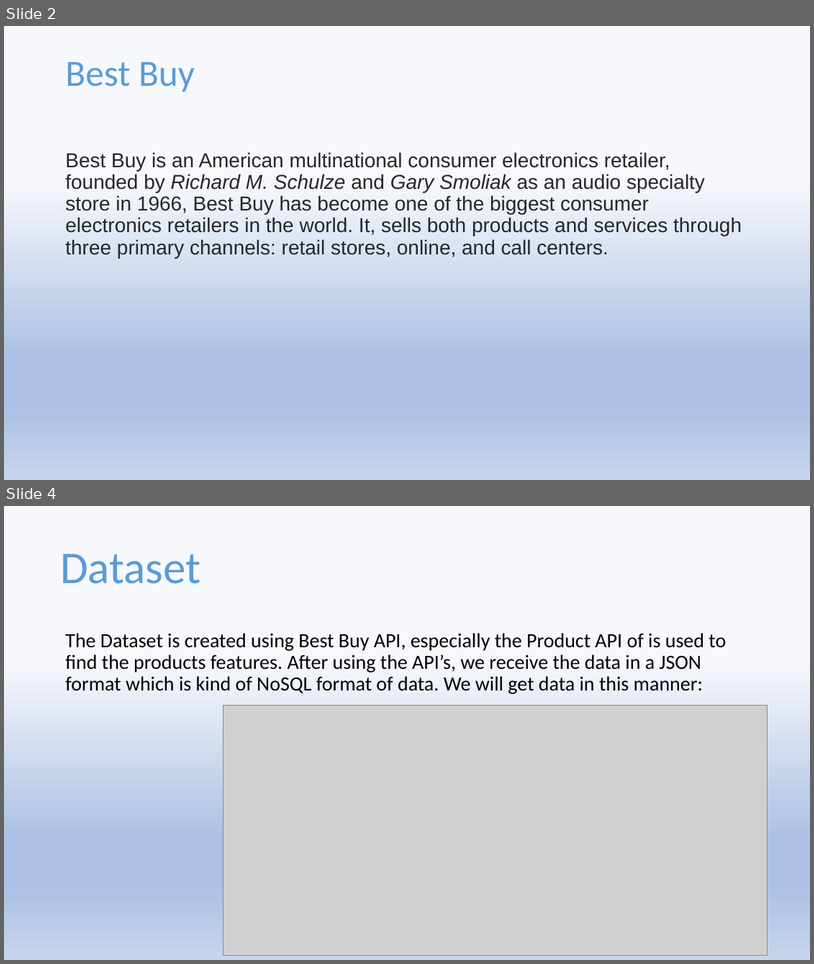
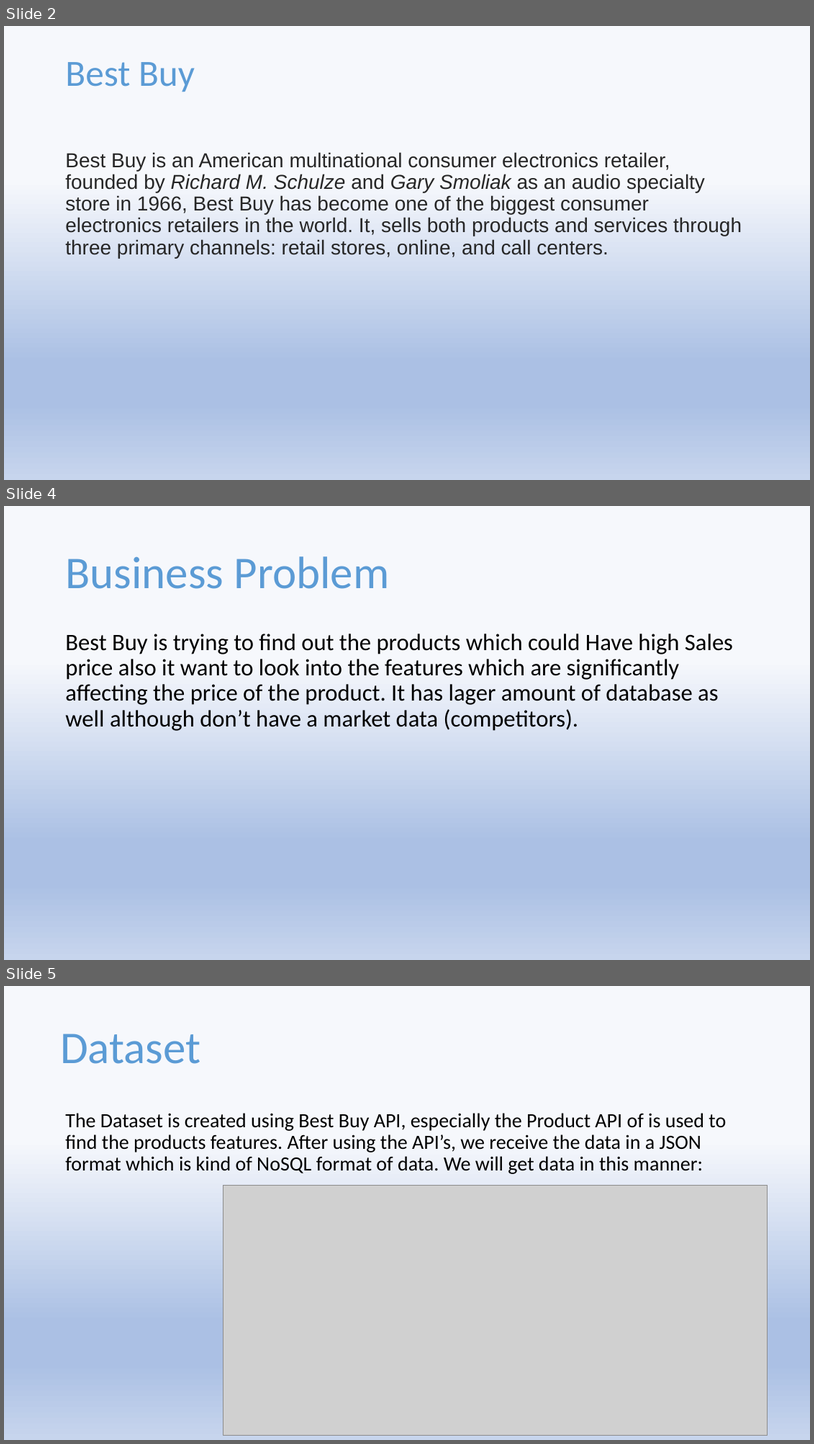
Before and after one commit to Pratyushnayak/Best-Buy-Price, a slide deck: Best Buy.pptx. Shown one above the other, each under a label of ours: slides 2 and 4 before the commit, slides 2, 4 and 5 after it; the slides between them are not shown. The pictures are 814x964 and 814x1444 pixels, drawn with LibreOffice and Linux fonts; fonts in the diff are those of the drawing; grey boxes stand for pictures. Boxes give left, top, right and bottom in pixels: in the first picture for what was removed or moved away, otherwise in the second. Text is boxed around its words. In the diff, an @@ line names an element or a change of style, - is before the commit and + after.

```diff
--- a/Best Buy.pptx
+++ b/Best Buy.pptx
@@ slide 4 added at (x1=4, y1=506, x2=810, y2=960), background gradient #F6F8FC to #ABC0E4 to #C7D5ED @@
@@ title added at (x1=65, y1=556, x2=390, y2=589), 54 pt, text gradient #1F4E79 to #5B9BD5 to #9DC3E6 @@
+Business Problem
@@ text added at (x1=65, y1=633, x2=733, y2=731), 28 pt, text #000000 @@
+Best Buy is trying to find out the products which could Have high Sales price also it want to look into the features which are significantly affecting the price of the product. It has lager amount of database as well although don’t have a market data (competitors).
@@ what was slide 4 is now slide 5 @@
```
Also in this commit, not shown: 2 slides changed, 14 other slides added, 1 slide removed.
